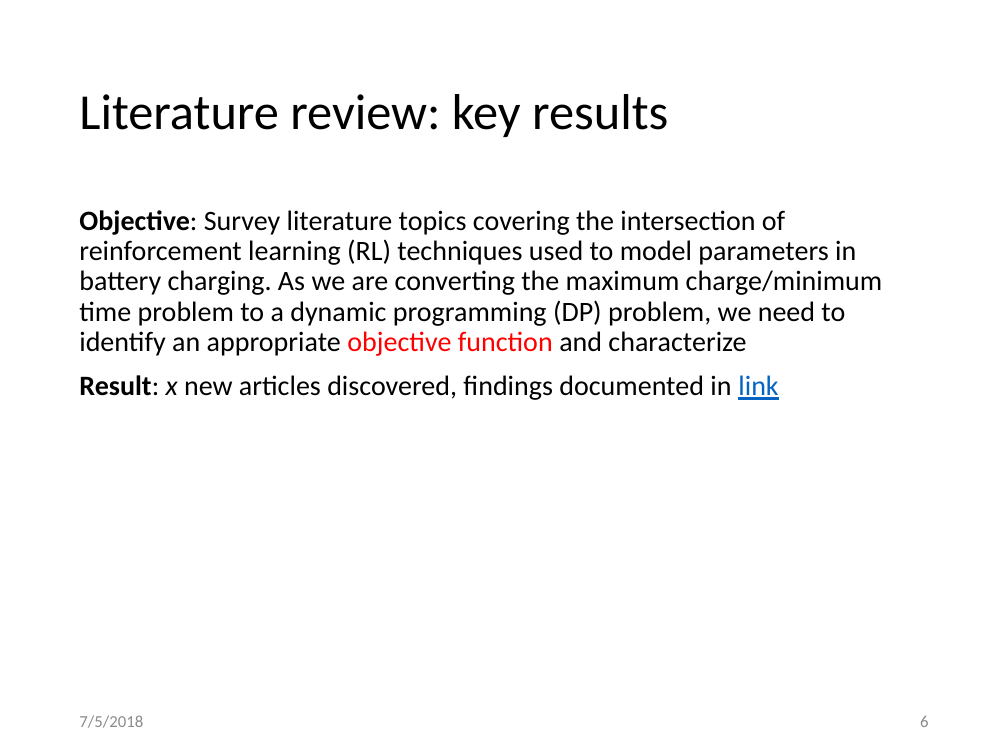
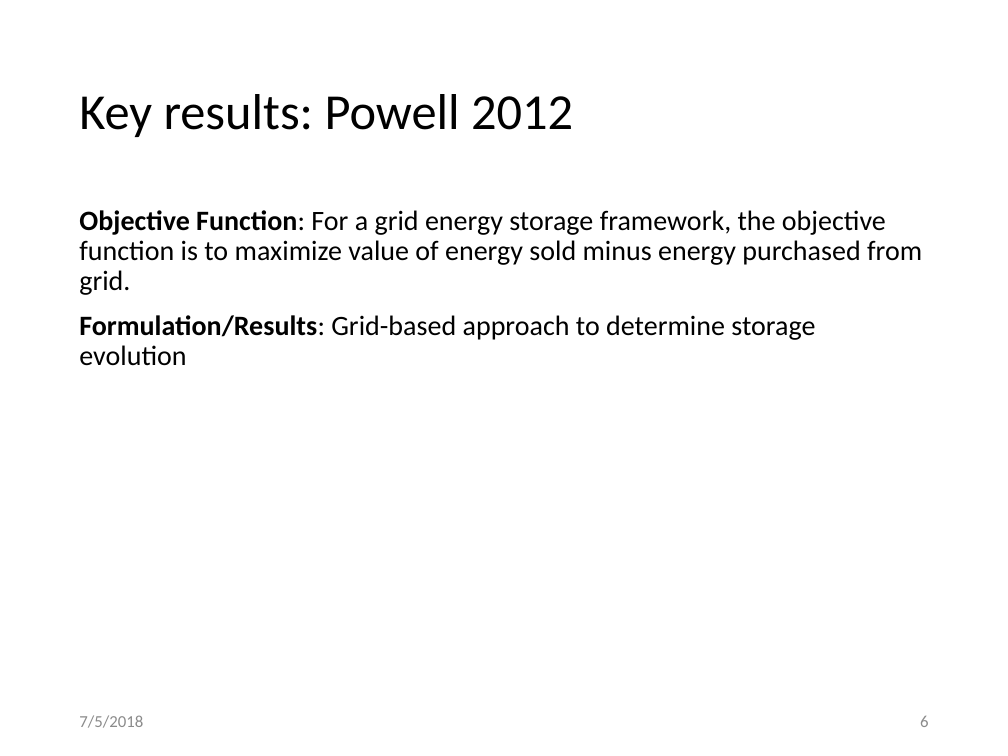
Before and after one commit to rselvak6/LGChem, a slide deck: slide 6 of Presentations/0705_LitFindings.pptx. Drawn at 1008x756 pixels with LibreOffice and Linux fonts; fonts in the diff are those of the drawing. Boxes give left, top, right and bottom in pixels: in the first picture for what was removed or moved away, otherwise in the second. Text is boxed around its words. In the diff, an @@ line names an element or a change of style, - is before the commit and + after.

```diff
--- a/Presentations/0705_LitFindings.pptx
+++ b/Presentations/0705_LitFindings.pptx
@@ title at [79,94,573,137]: text changed @@
-Literature review: key results
+Key results: Powell 2012
@@ text at [79,210,922,366]: text changed @@
-Objective: Survey literature topics covering the intersection of reinforcement learning (RL) techniques used to model parameters in battery charging. As we are converting the maximum charge/minimum time problem to a dynamic programming (DP) problem, we need to identify an appropriate objective function and characterize
-Result: x new articles discovered, findings documented in link
+Objective Function: For a grid energy storage framework, the objective function is to maximize value of energy sold minus energy purchased from grid.
+Formulation/Results: Grid-based approach to determine storage evolution
```
Also in this commit, not shown: 2 other slides changed.
